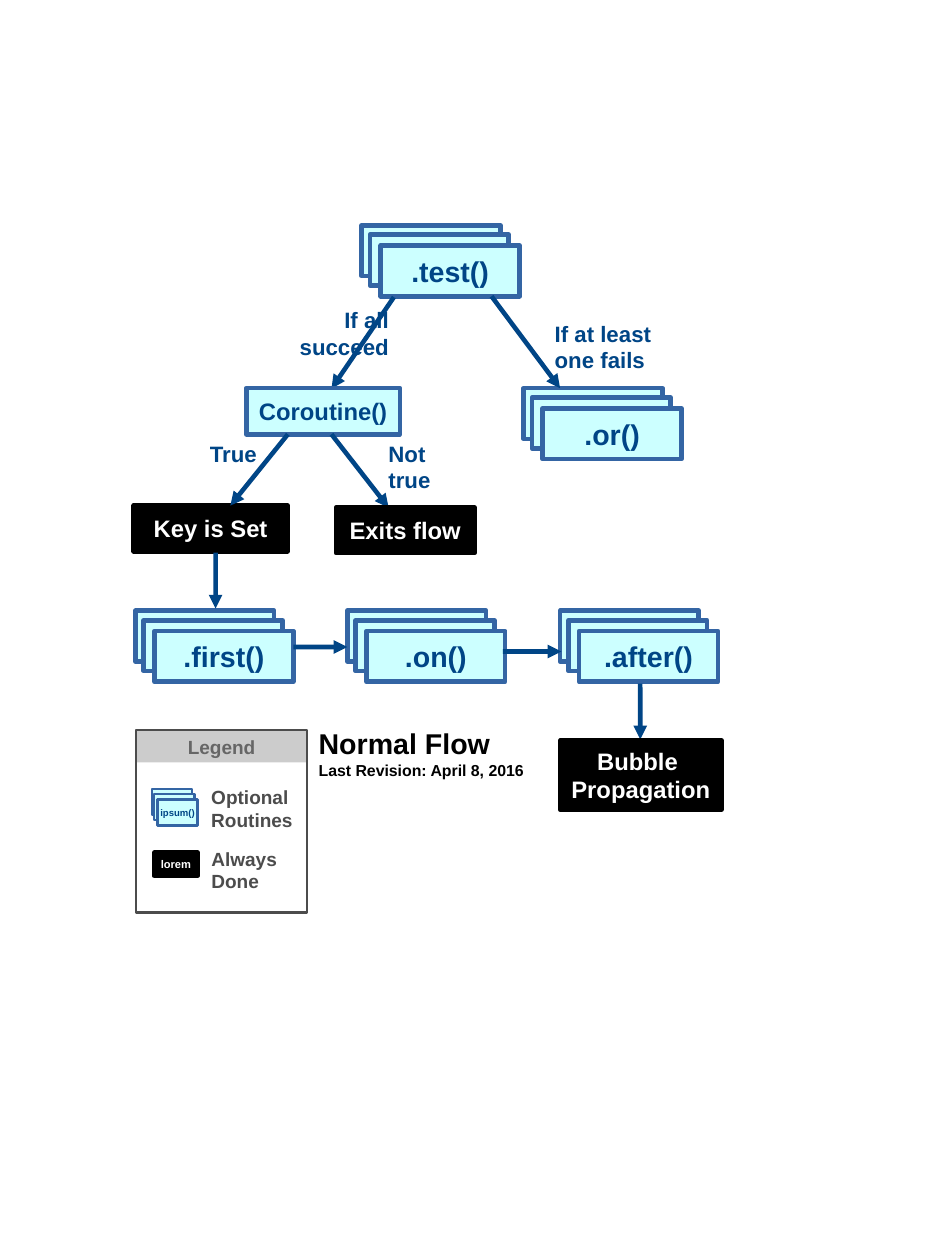
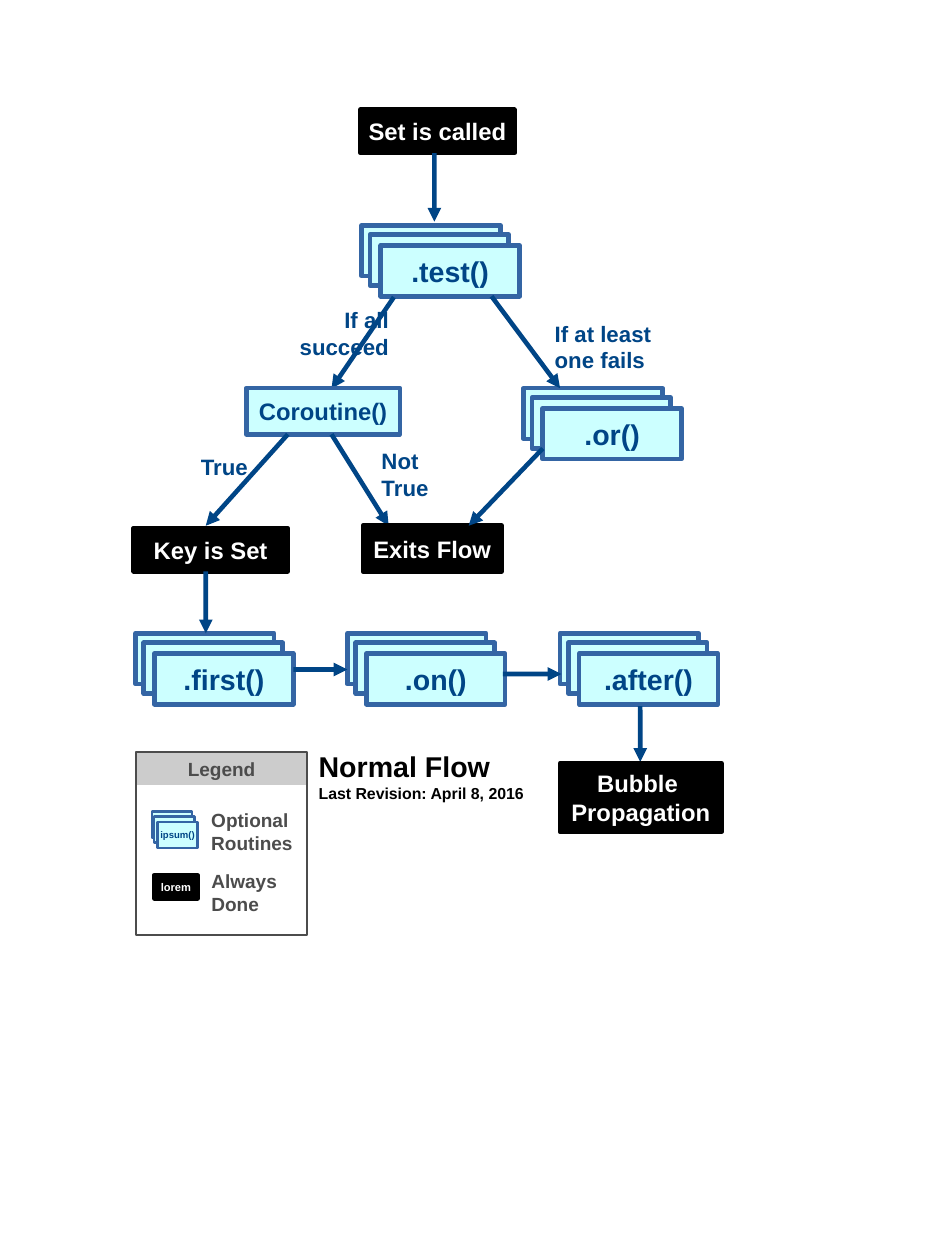
Before and after one commit to kristopolous/EvDa, a slide deck: slide 1 of misc/flow.odp. Drawn at 945x1260 pixels with LibreOffice and Linux fonts; fonts in the diff are those of the drawing. Boxes give left, top, right and bottom in pixels: in the first picture for what was removed or moved away, otherwise in the second. Text is boxed around its words. In the diff, an @@ line names an element or a change of style, - is before the commit and + after.

Commit message:
final version for site

```diff
--- a/misc/flow.odp
+++ b/misc/flow.odp
@@ rectangle added at (361,110,514,153), fill #000000, outline #000000 2.89 pt, 15 pt, text #FFFFFF, bold @@
+Set is called
@@ arrow added from (434, 153) to (434, 222), #004586 2.89 pt @@
@@ text "True" rewrapped from (210,446,257,463) to (201,459,248,481) @@
@@ arrow moved from (288, 434) - (231, 505) to (288, 434) - (206, 526) @@
@@ arrow moved from (331, 434) - (389, 507) to (331, 434) - (389, 526) @@
@@ arrow added from (543, 448) to (469, 526), #004586 2.89 pt @@
@@ text at (381,453,428,497): text changed @@
-Not true
+Not True
@@ rectangle "Exits Flow": place and size @@
-rectangle "Exits Flow" at (336,507,474,553)
+rectangle "Exits Flow" at (363,526,502,571)
@@ text in rectangle at (373,540,491,559): text changed @@
-Exits flow
+Exits Flow
@@ arrow moved from (216, 553) - (216, 608) to (206, 571) - (206, 633) @@
@@ 11 rectangles, 3 arrows, 1 text: place and size @@
-11 rectangles, 3 arrows, 1 text at (134,505,721,888)
+11 rectangles, 3 arrows, 1 text at (134,528,721,911)
@@ 6 rectangles, 2 texts: place and size @@
-6 rectangles, 2 texts at (136,620,706,913)
+6 rectangles, 2 texts at (136,642,706,935)
@@ rectangle "Legend" at (136,752,307,785): text colour #666666 to #4C4C4C @@
```
